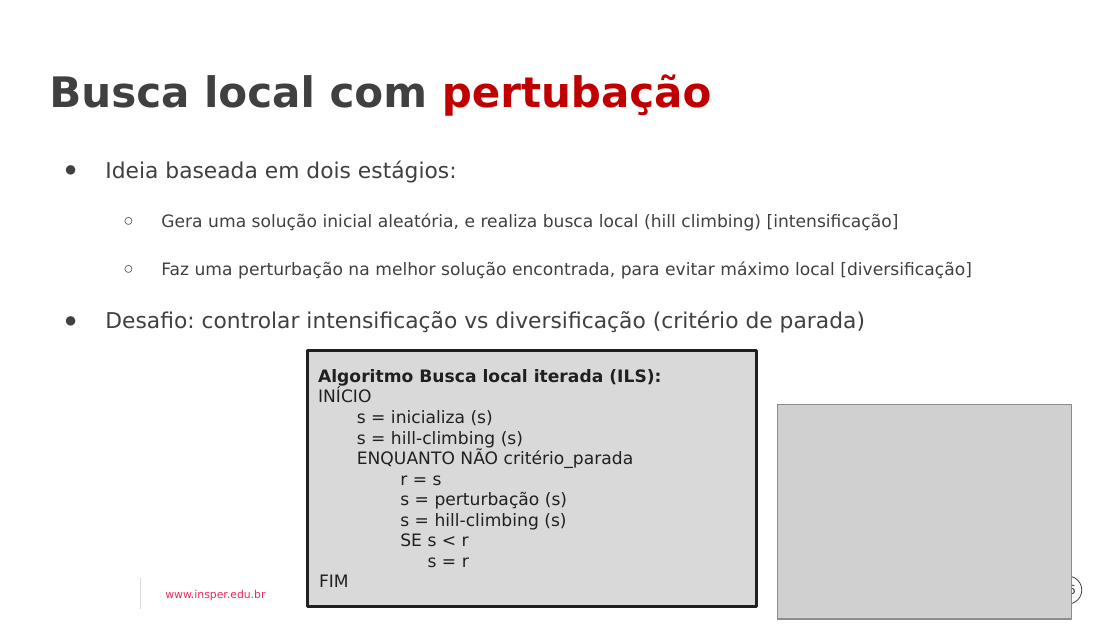
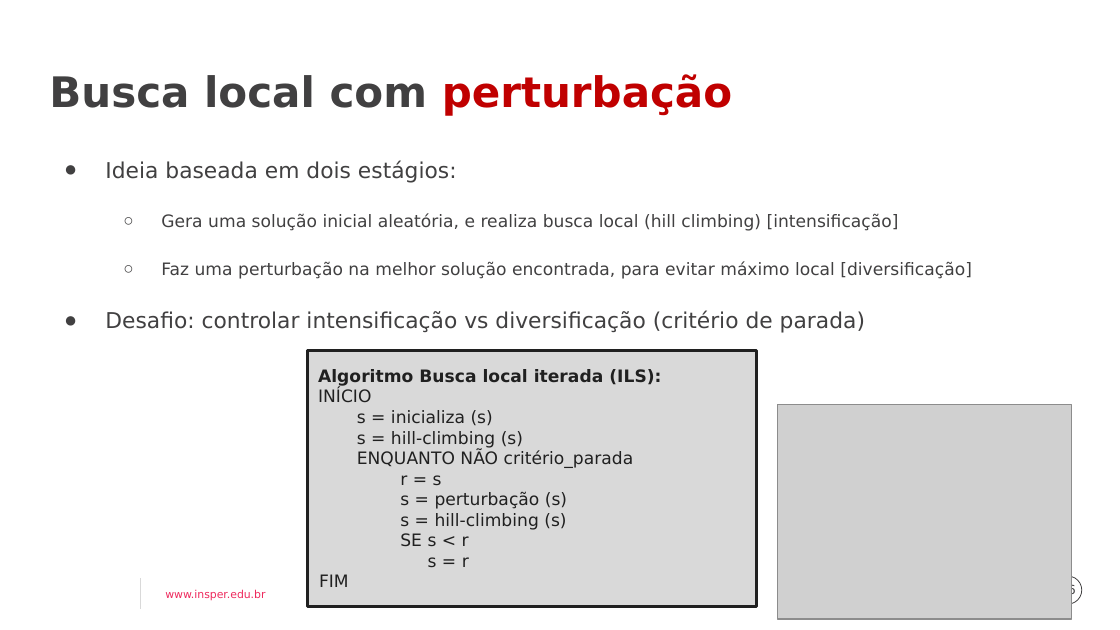
Before and after one commit to lucacm/supercomp, a slide deck: slide 16 of material/aulas/08-busca-local/slides.pptx. Drawn at 1120x630 pixels with LibreOffice and Linux fonts; fonts in the diff are those of the drawing; grey boxes stand for pictures; background and template pictures are left out. Boxes give left, top, right and bottom in pixels: in the first picture for what was removed or moved away, otherwise in the second. Text is boxed around its words. In the diff, an @@ line names an element or a change of style, - is before the commit and + after.

```diff
--- a/material/aulas/08-busca-local/slides.pptx
+++ b/material/aulas/08-busca-local/slides.pptx
@@ title at [49,74,732,116]: text changed @@
-Busca local com pertubação
+Busca local com perturbação
```
Also in this commit, not shown: 1 other slide changed, 1 other file.
